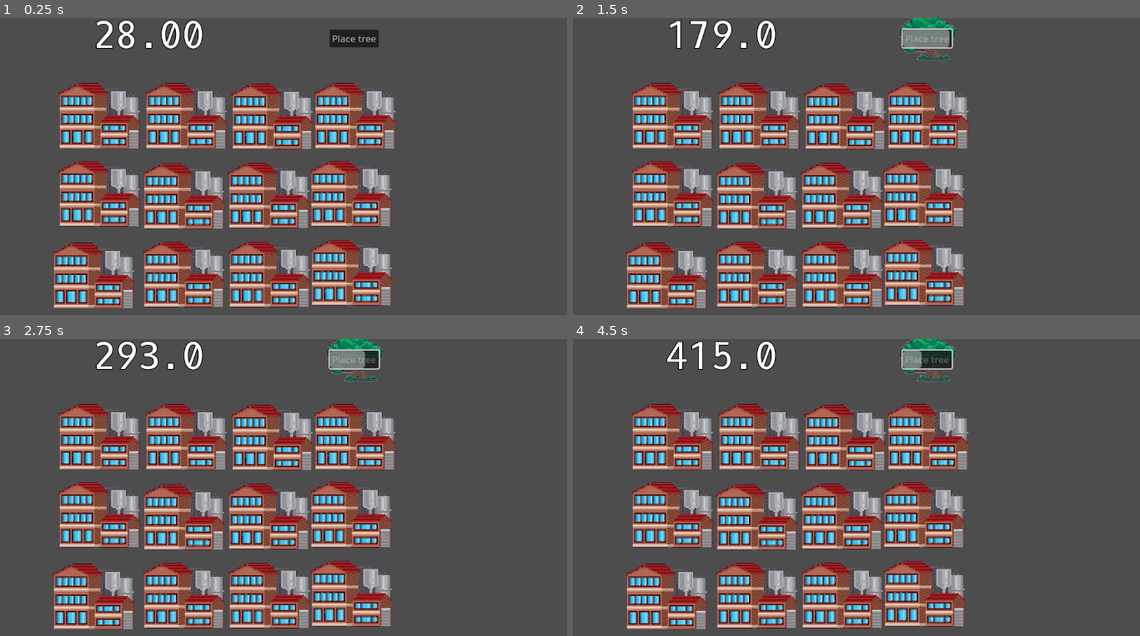
Above: before the commit, frames 1-4 (two rows, left to right).
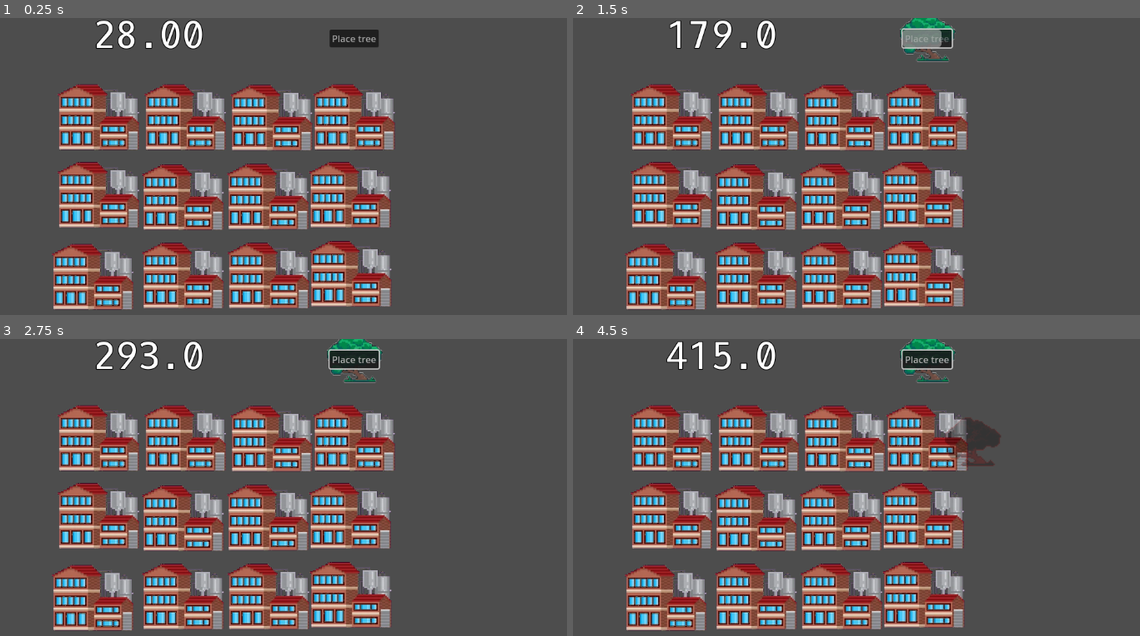
Above: after the commit, the same moments.

Repository: rundoom/Environmentality
Game: Godot game, scene res://world.tscn
The game is run twice, just before and just after one commit, with the same random seed, the same clock (stepped at 60 frames per second) and the same inputs.
Inputs (mouse positions are in pixels of both pictures, inside the frame that each line leads up to):
- Up to frame 1 (0.25 s): no input
- Up to frame 2 (1.5 s): click "Place tree" at 0.5 s; click "Place tree" at 1.25 s
- Up to frame 3 (2.75 s): move the mouse to (481, 508) at 2.02 s; click (481, 508) at 2.17 s
- Up to frame 4 (4.5 s): click (924, 359) at 2.75 s, where only the run after the commit has a clickable "Place tree"; move the mouse to (771, 543) at 3.52 s; click (771, 543) at 3.67 s; move the mouse to (969, 442) at 4.27 s; click (969, 442) at 4.42 s

The runs differ from the first frame. In frame 1, 21% of the frame differs, in the area x 9-70%, y 21-99%; in frame 2, 21%; in frame 3, 22%; in frame 4, 22%, in the area x 9-76%, y 0-99%.

Commit message:
Placing at freespace

Diff:
--- /dev/null
+++ b/ShadowBuilding.gd
@@ -0,0 +1,26 @@
+extends Area2D
+
+
+@export var ShadowedSc: PackedScene
+var is_overlapping := false
+
+func _ready() -> void:
+	var shadowed = ShadowedSc.instantiate()
+	var hitbox = shadowed.find_child("HitBox") as CollisionShape2D
+	$CollisionShape2D.shape = hitbox.shape
+	var sprite = shadowed.find_child("Sprite") as Sprite2D
+	$Sprite2D.texture = sprite.texture
+
+
+func _on_body_entered(body: Node2D) -> void:
+	if !get_overlapping_bodies().is_empty():
+		modulate.g = 0
+		modulate.b = 0
+		is_overlapping = true
+
+
+func _on_body_exited(body: Node2D) -> void:
+	if get_overlapping_bodies().is_empty():
+		modulate.g = 1
+		modulate.b = 1
+		is_overlapping = false
--- a/evil_factory.tscn
+++ b/evil_factory.tscn
@@ -9,9 +9,8 @@
 [node name="EvilFactory" type="StaticBody2D" groups=["pollution_changer"]]
 script = ExtResource("1_qvgby")
 
-[node name="FactoryStub" type="Sprite2D" parent="."]
-position = Vector2(1, -2)
+[node name="Sprite" type="Sprite2D" parent="."]
 texture = ExtResource("1_u0pfq")
 
-[node name="CollisionShape2D" type="CollisionShape2D" parent="."]
+[node name="HitBox" type="CollisionShape2D" parent="."]
 shape = SubResource("RectangleShape2D_g6oqt")
--- a/general_logic.gd
+++ b/general_logic.gd
@@ -2,15 +2,5 @@
 class_name GeneralLogicCl
 
 
-func shadow_building(build: PackedScene) -> Node2D:
-	var shadow = build.instantiate() as Node2D
-	shadow.script = null
-	shadow.remove_from_group("pollution_changer")
-	for it in shadow.find_children("*"):
-		it.script = null
-	shadow.modulate = Color(1, 1, 1, 0.5)
-	return shadow
-
-
 func get_world():
 	return get_tree().get_first_node_in_group("world")
--- a/project.godot
+++ b/project.godot
@@ -19,6 +19,10 @@
 
 GeneralLogic="*res://general_logic.gd"
 
+[editor]
+
+movie_writer/movie_file="C:/Users/d_b_o/OneDrive/Документы/GodotProjects/Environmentality/out/footage/footage.avi"
+
 [rendering]
 
 renderer/rendering_method="gl_compatibility"
--- /dev/null
+++ b/shadow_building.tscn
@@ -0,0 +1,14 @@
+[gd_scene load_steps=2 format=3 uid="uid://cty4sr6b7fpb5"]
+
+[ext_resource type="Script" path="res://ShadowBuilding.gd" id="1_y0e3f"]
+
+[node name="ShadowBuilding" type="Area2D"]
+modulate = Color(1, 1, 1, 0.329412)
+script = ExtResource("1_y0e3f")
+
+[node name="CollisionShape2D" type="CollisionShape2D" parent="."]
+
+[node name="Sprite2D" type="Sprite2D" parent="."]
+
+[connection signal="body_entered" from="." to="." method="_on_body_entered"]
+[connection signal="body_exited" from="." to="." method="_on_body_exited"]
--- a/tree.tscn
+++ b/tree.tscn
@@ -1,16 +1,11 @@
-[gd_scene load_steps=4 format=3 uid="uid://4w2fkcmqewcn"]
+[gd_scene load_steps=3 format=3 uid="uid://4w2fkcmqewcn"]
 
 [ext_resource type="PackedScene" uid="uid://e7bsqapnrlot" path="res://evil_factory.tscn" id="1_ms46o"]
 [ext_resource type="Texture2D" uid="uid://buvqlm34fsdqr" path="res://tree_stub.png" id="1_n7eqb"]
 
-[sub_resource type="RectangleShape2D" id="RectangleShape2D_41na6"]
-size = Vector2(96, 96)
-
 [node name="Tree" instance=ExtResource("1_ms46o")]
 pollution_change = -50
+place_cooldown = 1.0
 
-[node name="FactoryStub" parent="." index="0"]
+[node name="Sprite" parent="." index="0"]
 texture = ExtResource("1_n7eqb")
-
-[node name="CollisionShape2D" parent="." index="1"]
-shape = SubResource("RectangleShape2D_41na6")
--- a/ui.gd
+++ b/ui.gd
@@ -31,6 +31,8 @@
 var tweening_interval: float
 
 var TreeSc = preload("res://tree.tscn")
+var ShadowSc = preload("res://shadow_building.tscn")
+
 var building_shadow: Node2D
 
 
@@ -53,7 +55,7 @@
 	if building_shadow != null and event is InputEventMouseMotion:
 		building_shadow.position = event.position
 
-	if building_shadow != null and event is InputEventMouseButton:
+	if building_shadow != null and event is InputEventMouseButton and !building_shadow.is_overlapping:
 		building_shadow.queue_free()
 		var real_tree = TreeSc.instantiate()
 		world.add_child(real_tree)
@@ -70,7 +72,8 @@
 
 
 func _on_create_tree_pressed() -> void:
-	building_shadow = GeneralLogic.shadow_building(TreeSc)
+	building_shadow = ShadowSc.instantiate()
+	building_shadow.ShadowedSc = TreeSc
 	world.add_child(building_shadow)
 
 
